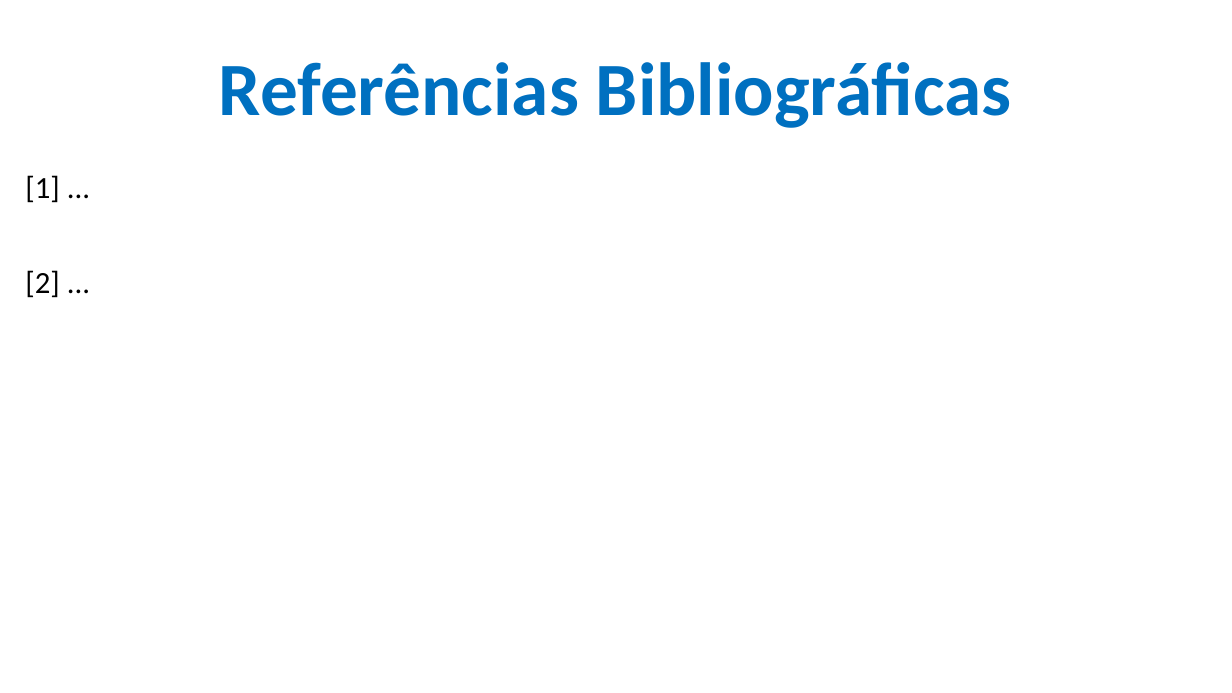
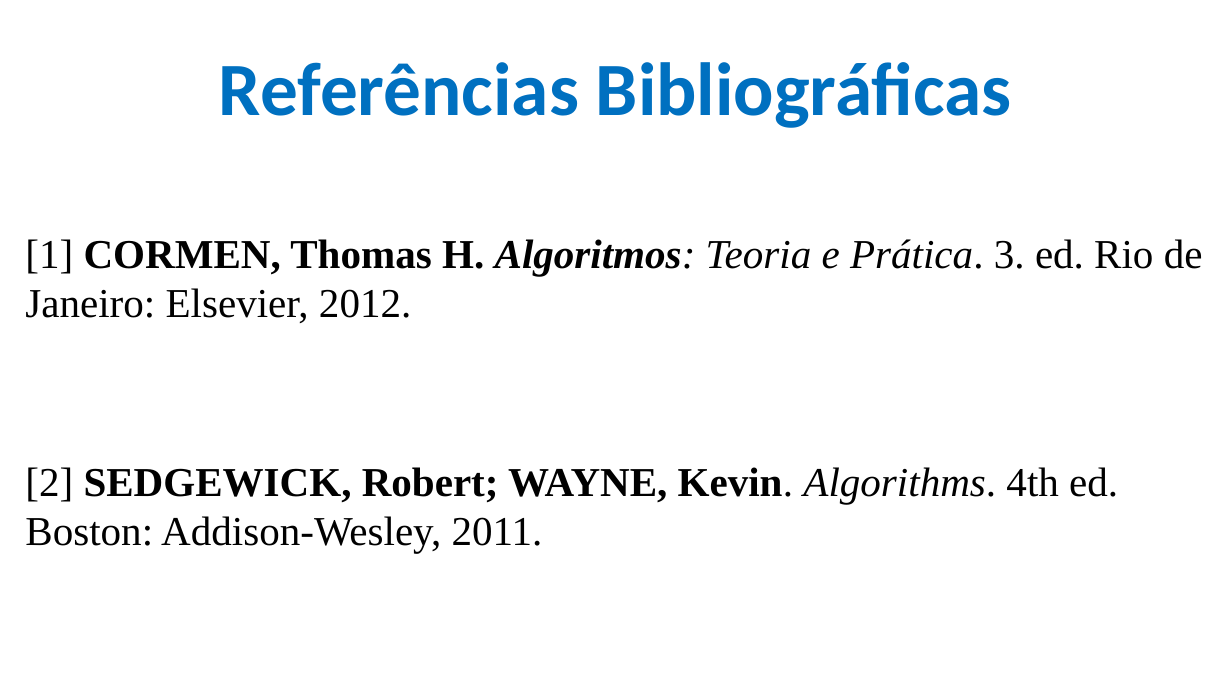
Before and after one commit to CloudEducationBrazil/WydenAlgoritmosEComplexidade, a slide deck: slide 14 of 01 Classes/Aula 08 - Algoritmos e Complexidade - Equações de Recorrência.pptx (slide 7 before the commit). Drawn at 1232x693 pixels with LibreOffice and Linux fonts; fonts in the diff are those of the drawing; background and template pictures are left out. Boxes give left, top, right and bottom in pixels: in the first picture for what was removed or moved away, otherwise in the second. Text is boxed around its words. In the diff, an @@ line names an element or a change of style, - is before the commit and + after.

```diff
--- a/01 Classes/Aula 08 - Algoritmos e Complexidade - Equações de Recorrência.pptx
+++ b/01 Classes/Aula 08 - Algoritmos e Complexidade - Equações de Recorrência.pptx
@@ text at (25, 239, 1203, 553): text changed; size 18 to 24 pt; font Calibri to Times New Roman @@
-[1] ...
-[2] ...
+[1] CORMEN, Thomas H. Algoritmos: Teoria e Prática. 3. ed. Rio de Janeiro: Elsevier, 2012.
+[2] SEDGEWICK, Robert; WAYNE, Kevin. Algorithms. 4th ed. Boston: Addison-Wesley, 2011.
```
Also in this commit, not shown: 4 other slides changed, 7 slides added, 1 other file.
